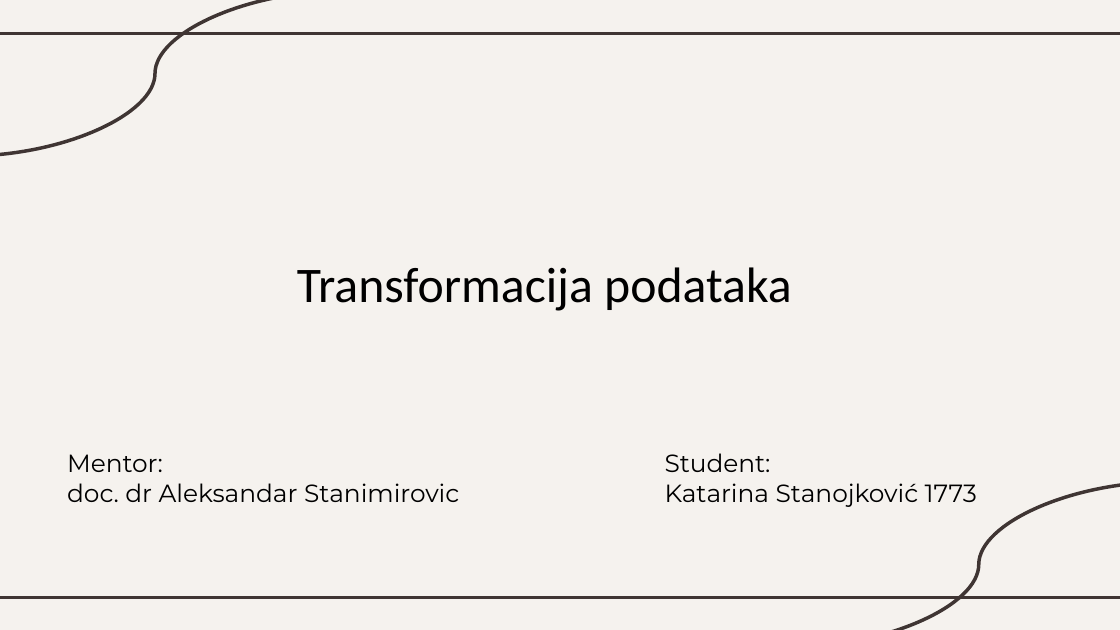
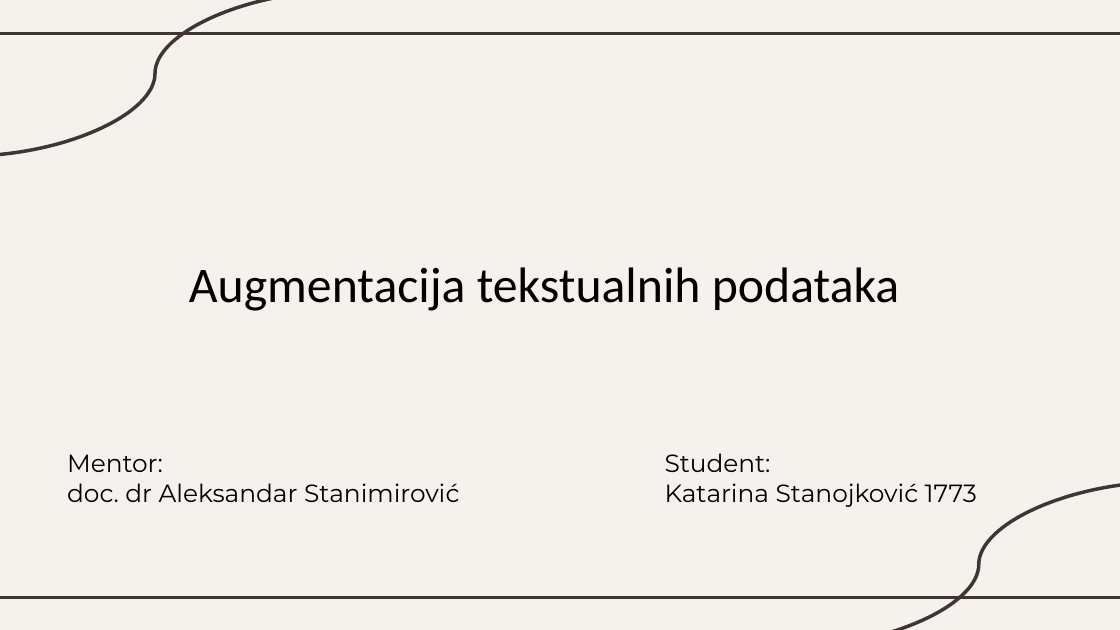
Before and after one commit to katarinaast/Text-data-augmentation, a slide deck: slide 1 of Augmentacija_PDF.pptx. Drawn at 1120x630 pixels with LibreOffice and Linux fonts; fonts in the diff are those of the drawing. Boxes give left, top, right and bottom in pixels: in the first picture for what was removed or moved away, otherwise in the second. Text is boxed around its words. In the diff, an @@ line names an element or a change of style, - is before the commit and + after.

```diff
--- a/Augmentacija_PDF.pptx
+++ b/Augmentacija_PDF.pptx
@@ title at (189,267,899,311): text changed @@
-Transformacija podataka
+Augmentacija tekstualnih podataka
@@ subtitle at (67,483,460,502): text changed @@
-doc. dr Aleksandar Stanimirovic
+doc. dr Aleksandar Stanimirović
```
Also in this commit, not shown: 21 other slides changed, 1 other file.
